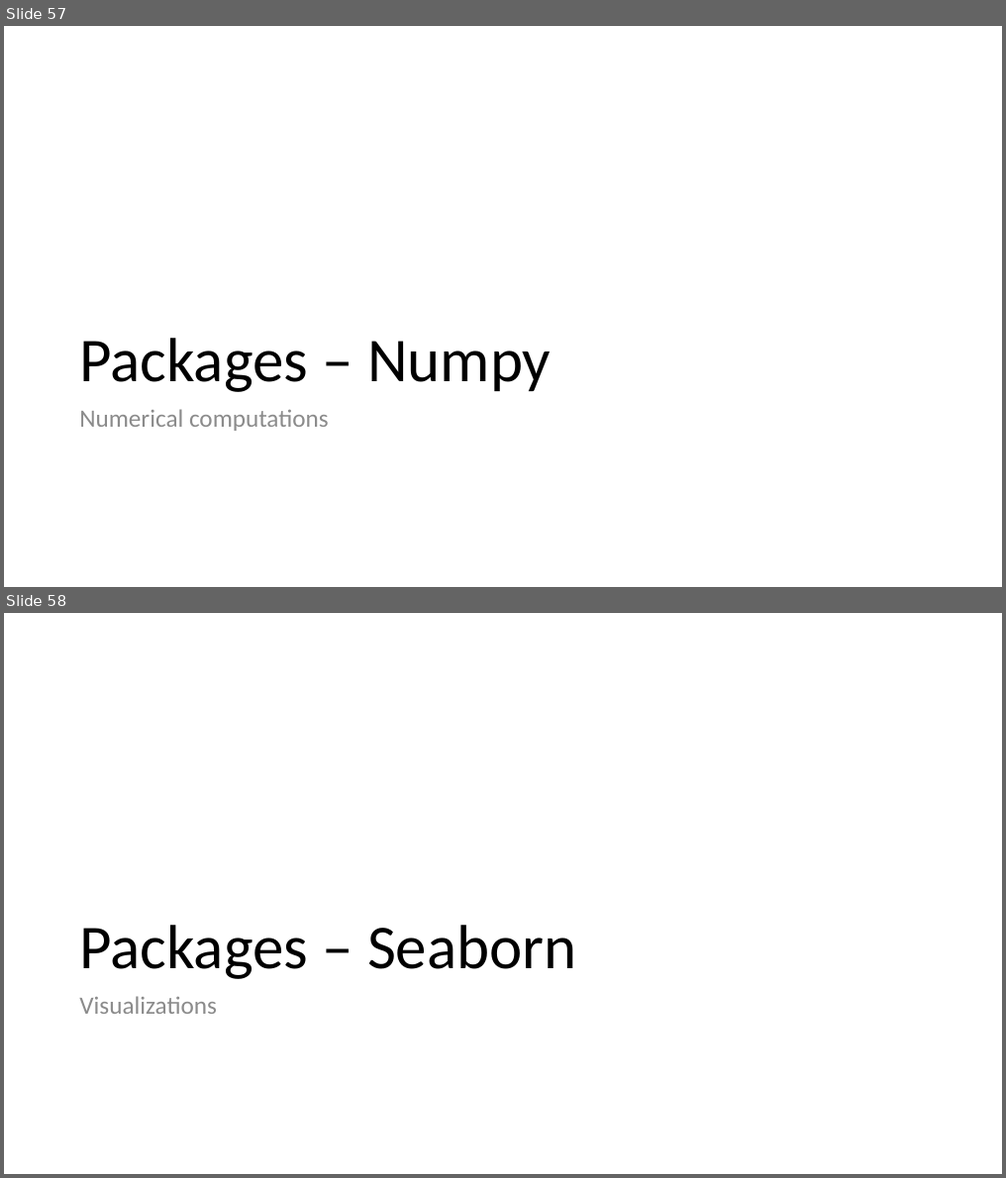
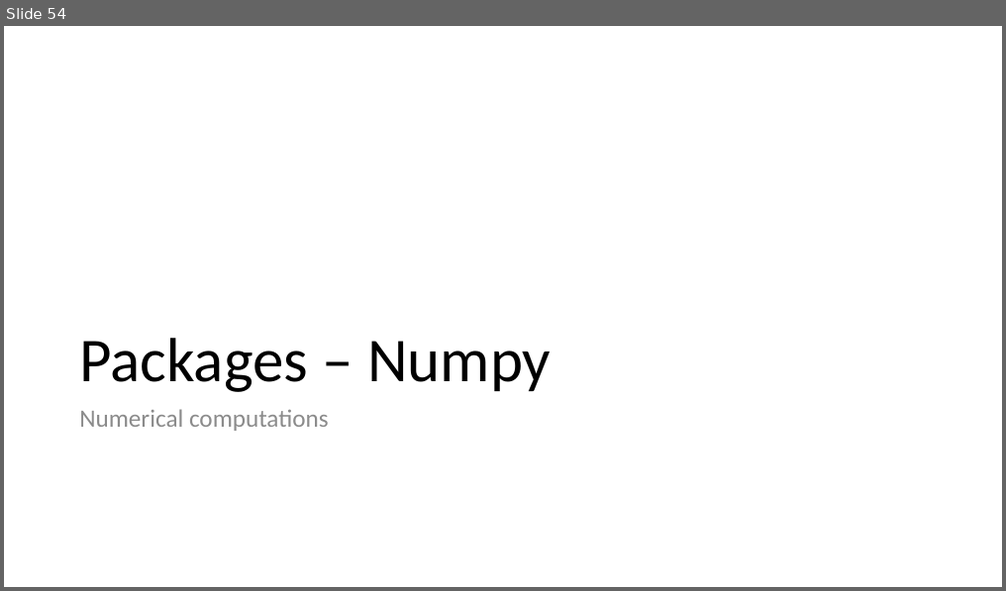
Before and after one commit to predictivemodeling/predictivemodeling.github.io, a slide deck: Lectures/Lecture-1.pptx. Shown one above the other, each under a label of ours: slides 57 and 58 before the commit, slide 54 after it. The pictures are 1006x1178 and 1006x591 pixels, drawn with LibreOffice and Linux fonts; fonts in the diff are those of the drawing. Boxes give left, top, right and bottom in pixels: in the first picture for what was removed or moved away, otherwise in the second. Text is boxed around its words. In the diff, an @@ line names an element or a change of style, - is before the commit and + after.

```diff
--- a/Lectures/Lecture-1.pptx
+++ b/Lectures/Lecture-1.pptx
@@ slide 58 removed at [4, 613, 1002, 1174], background #FFFFFF @@
@@ title removed at [79, 925, 577, 979] @@
-Packages – Seaborn
@@ text removed at [79, 996, 217, 1014] @@
-Visualizations
@@ what was slide 57 is now slide 54 @@
```
Also in this commit, not shown: 3 slides changed, 2 other slides removed.
